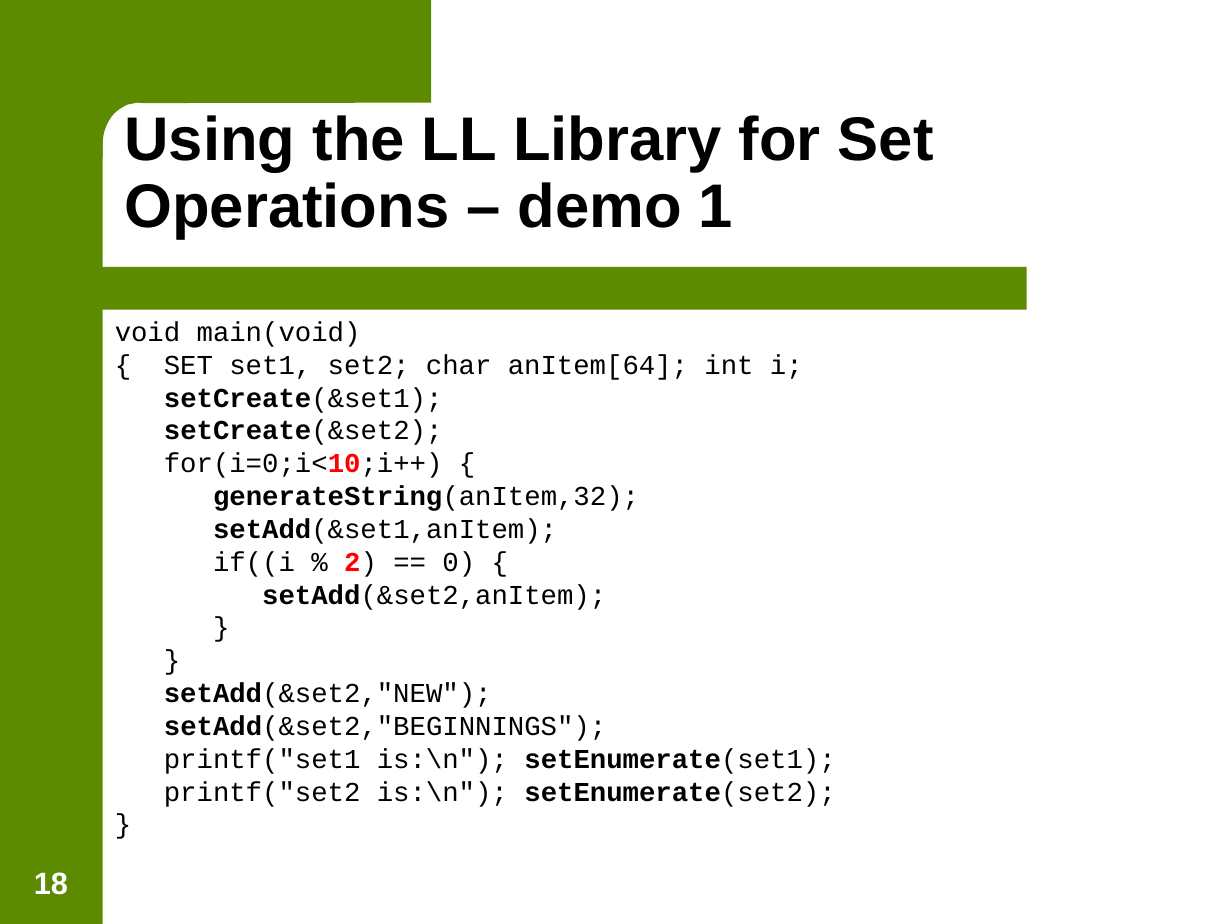
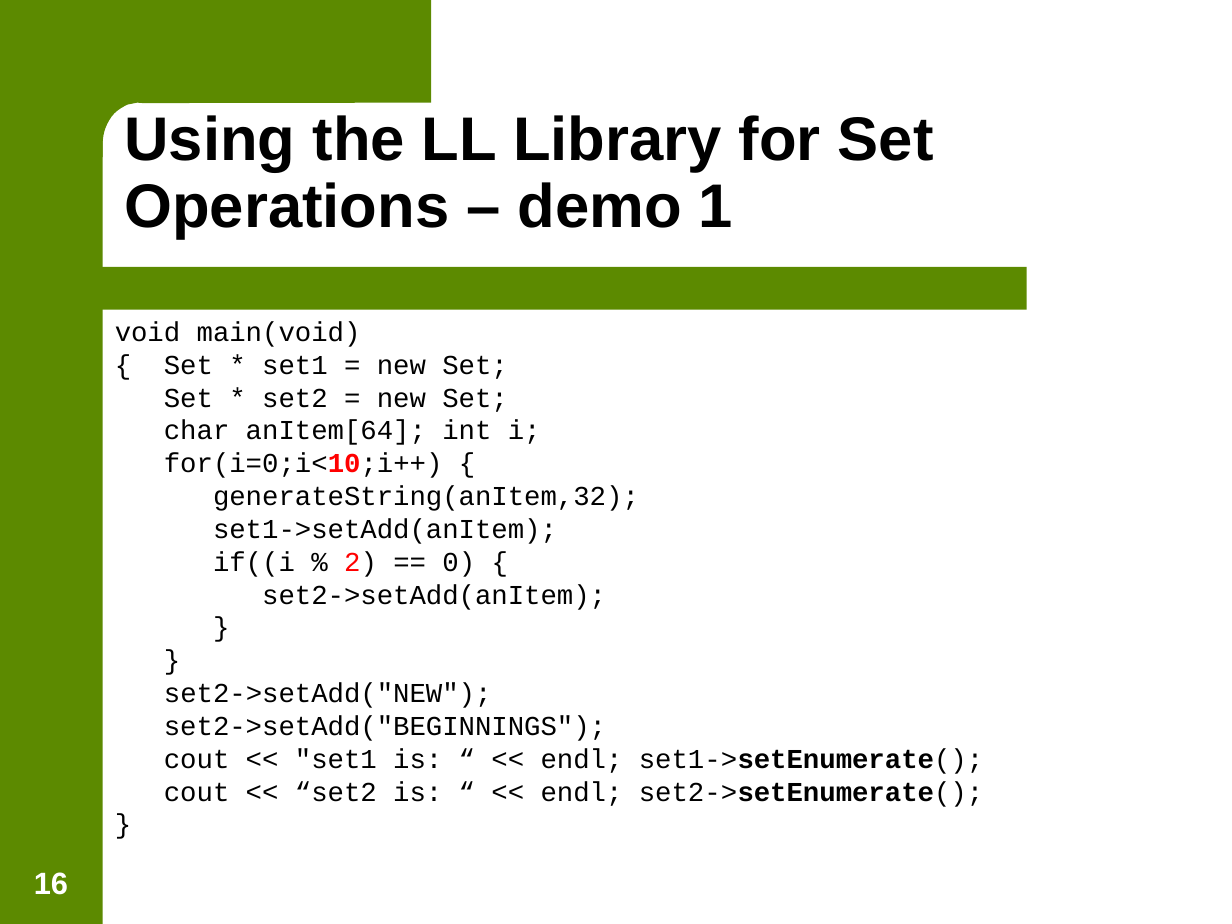
Before and after one commit to jasongraalum/NB_2018, a slide deck: slide 16 of Summer/Material/Lecture_Slides/Lecture 11 - Trees.ppt (slide 18 before the commit). Drawn at 1232x924 pixels with LibreOffice and Linux fonts; fonts in the diff are those of the drawing; background and template pictures are left out. Boxes give left, top, right and bottom in pixels: in the first picture for what was removed or moved away, otherwise in the second. Text is boxed around its words. In the diff, an @@ line names an element or a change of style, - is before the commit and + after.

```diff
--- a/Summer/Material/Lecture_Slides/Lecture 11 - Trees.ppt
+++ b/Summer/Material/Lecture_Slides/Lecture 11 - Trees.ppt
@@ text at <box>164,355,541,445</box>: text changed @@
-{ SET set1, set2; char anItem[64]; int i;
-setCreate(&set1);
-setCreate(&set2);
+{ Set * set1 = new Set;
+Set * set2 = new Set;
+char anItem[64]; int i;
@@ text at <box>213,486,639,577</box>: bold off in "generateString(anItem,32);", "2)" @@
@@ text at <box>213,519,557,544</box>: text changed @@
-setAdd(&set1,anItem);
+set1->setAdd(anItem);
@@ text at <box>262,584,606,610</box>: text changed @@
-setAdd(&set2,anItem);
+set2->setAdd(anItem);
@@ text at <box>164,683,983,807</box>: text changed @@
-setAdd(&set2,"NEW");
-setAdd(&set2,"BEGINNINGS");
-printf("set1 is:\n"); setEnumerate(set1);
-printf("set2 is:\n"); setEnumerate(set2);
+set2->setAdd("NEW");
+set2->setAdd("BEGINNINGS");
+cout << "set1 is: “ << endl; set1->setEnumerate();
+cout << “set2 is: “ << endl; set2->setEnumerate();
@@ page number at <box>34,872,68,895</box>: text changed @@
-18
+16
```
Also in this commit, not shown: 9 other slides changed, 2 slides removed, 11 other files.
